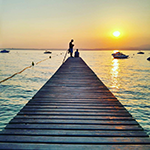
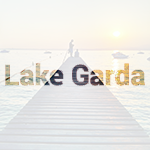
Layer changes from the first (150, 150) image to the second:
added layer "Lake Garda" (85%) above "Background" over [left=0, top=0, right=150, bottom=150]
